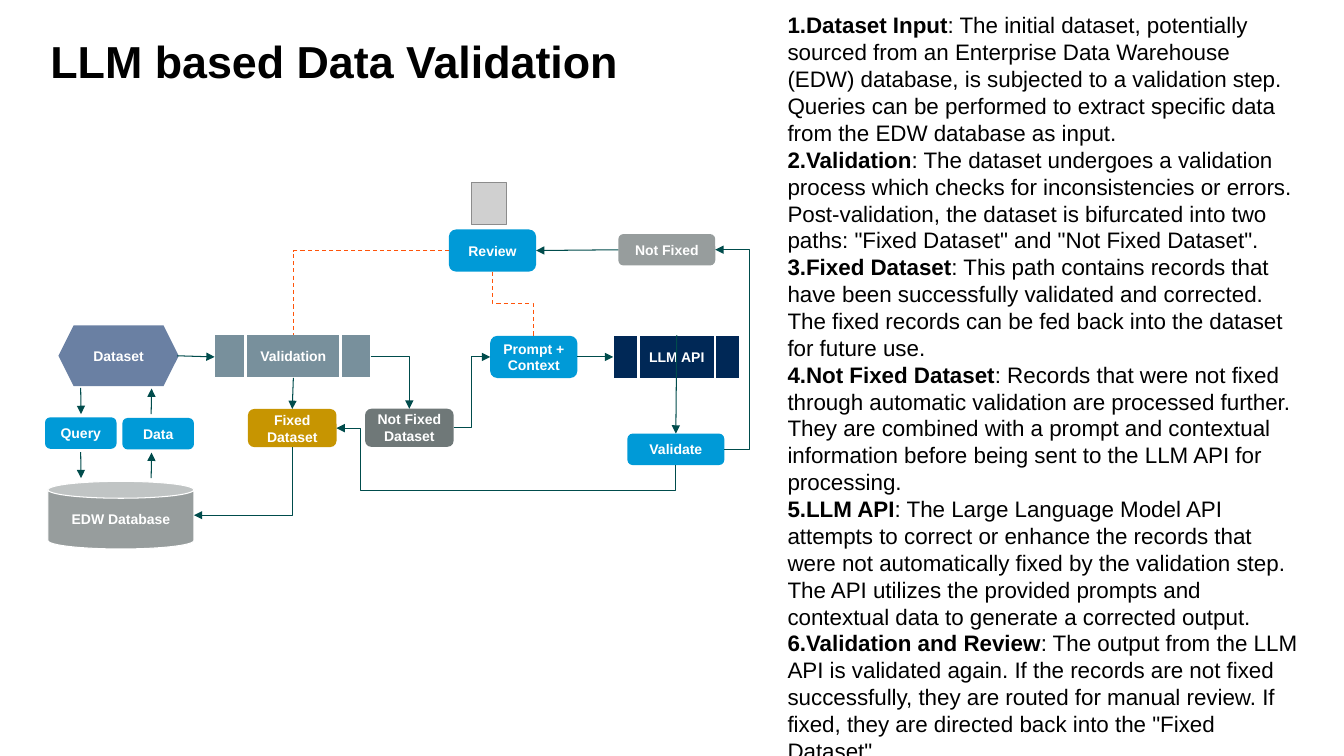
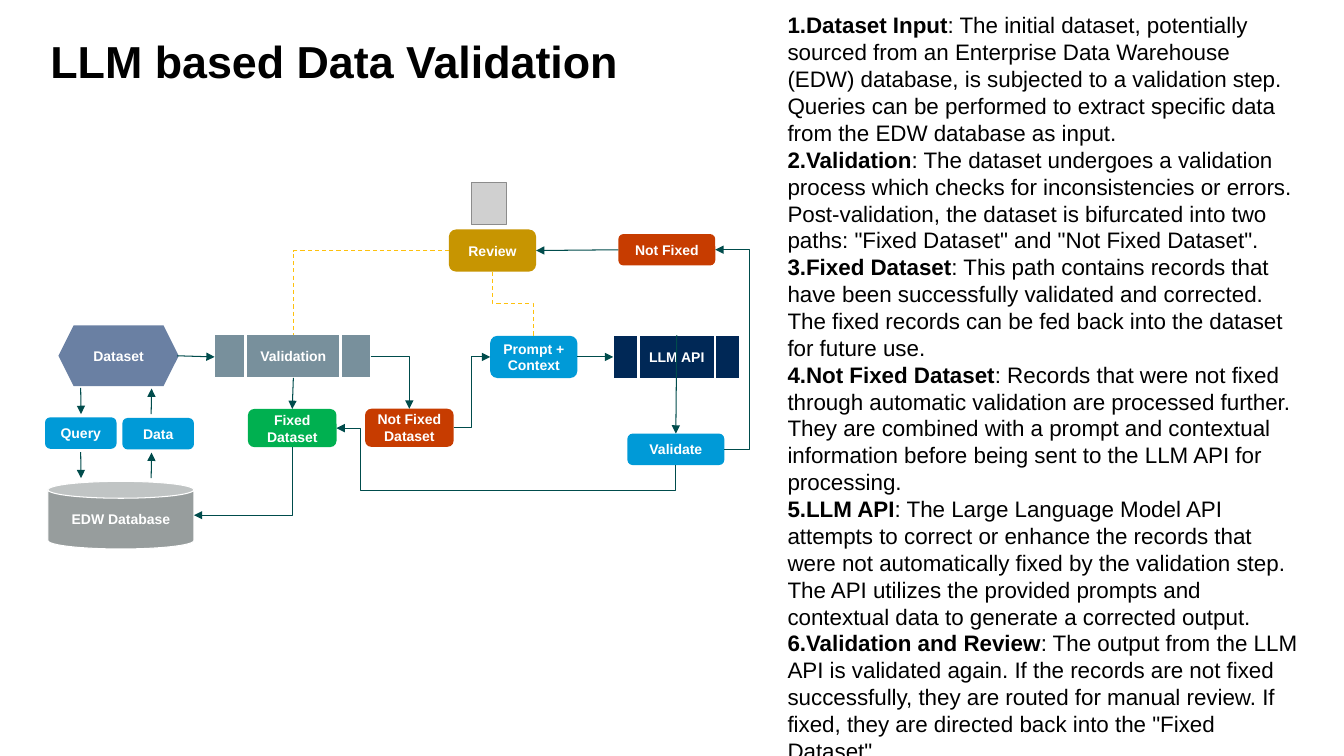
Before and after one commit to KRSNagaraj/Data-Quality-Revolution-The-Fabric-OpenAI-Approach, a slide deck: slide 7 of deck/Data Quality Revolution The Fabric-OpenAI Approach.pptx. Drawn at 1344x756 pixels with LibreOffice and Linux fonts; fonts in the diff are those of the drawing; grey boxes stand for pictures. Boxes give left, top, right and bottom in pixels: in the first picture for what was removed or moved away, otherwise in the second. Text is boxed around its words. In the diff, an @@ line names an element or a change of style, - is before the commit and + after.

```diff
--- a/deck/Data Quality Revolution The Fabric-OpenAI Approach.pptx
+++ b/deck/Data Quality Revolution The Fabric-OpenAI Approach.pptx
@@ rounded rectangle "Review" at (449,230,535,272): fill #009AD7 to #C79501 @@
@@ rounded rectangle "Not Fixed" at (618,234,715,265): fill #979D9D to #C73C00 @@
@@ elbow line (449, 251) - (293, 335): stroke #FF540A 0.75 pt dashed to #FEC10D 0.75 pt dashed @@
@@ elbow line (493, 271) - (534, 336): stroke #FF540A 0.75 pt dashed to #FEC10D 0.75 pt dashed @@
@@ rounded rectangle "Fixed Dataset" at (248,409,337,448): fill #C79501 to #00B050 @@
@@ rounded rectangle "Not Fixed Dataset" at (365,409,454,448): fill #6F7878 to #C73C00 @@
```
Also in this commit, not shown: 1 other slide changed.
